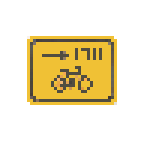
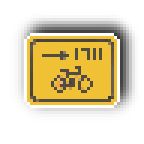
Comparing the layer stacks of the two 144 x 144 images. Changes:
added group "skupina znaceni silnicni" with 2 layers above "Skupina gp" over box(12, 15, 138, 120)
moved "znaceni_silnicni" into group "skupina znaceni silnicni", painted on it over box(24, 33, 120, 108)
added layer "znaceni_silnicni shadow" in group "skupina znaceni silnicni" over box(12, 15, 138, 120)
